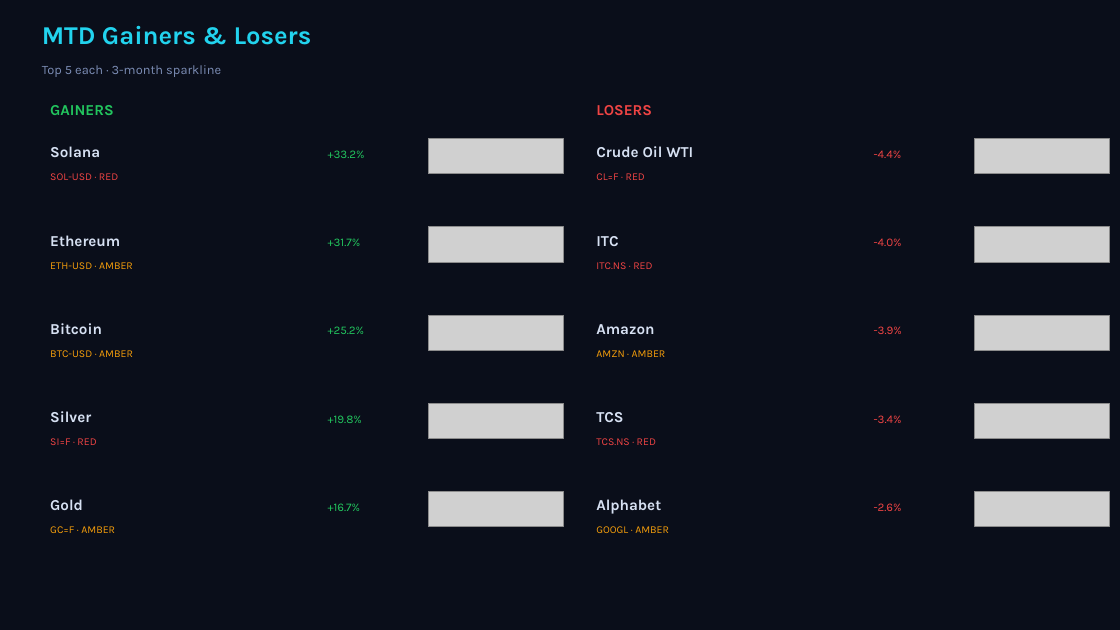
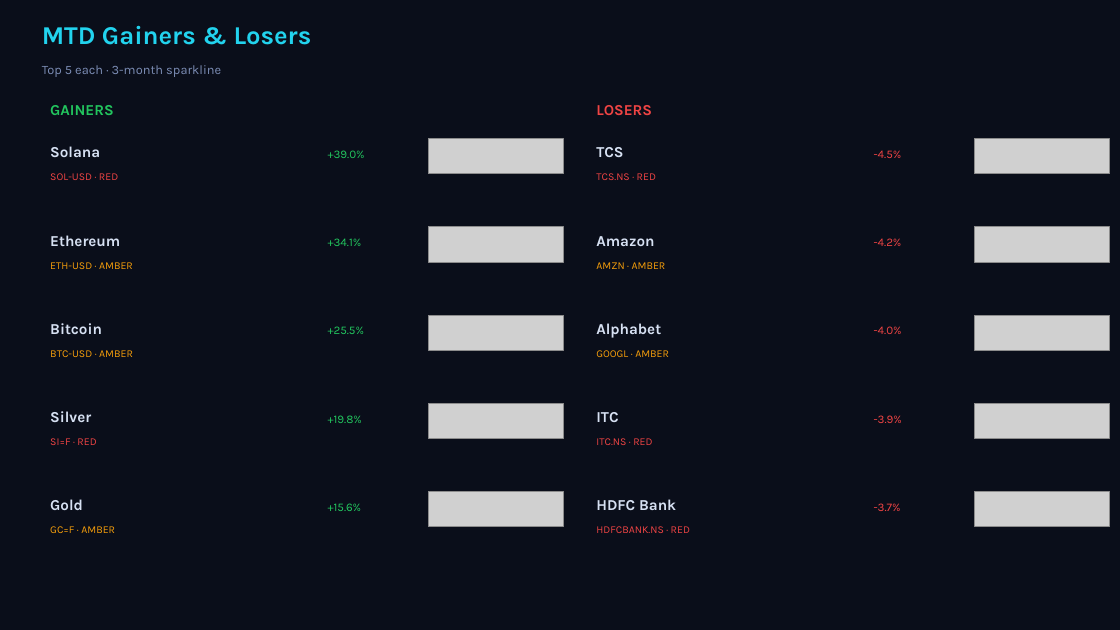
Before and after one commit to Pravkum23/pmr-terminal, a slide deck: slide 2 of docs/pmr_daily.pptx. Drawn at 1120x630 pixels with LibreOffice and Linux fonts; fonts in the diff are those of the drawing; grey boxes stand for pictures. Boxes give left, top, right and bottom in pixels: in the first picture for what was removed or moved away, otherwise in the second. Text is boxed around its words. In the diff, an @@ line names an element or a change of style, - is before the commit and + after.

```diff
--- a/docs/pmr_daily.pptx
+++ b/docs/pmr_daily.pptx
@@ text at [596,147,623,157]: text changed @@
-Crude Oil WTI
+TCS
@@ text at [328,150,365,158]: text changed @@
-+33.2%
++39.0%
@@ text at [596,173,656,180]: text changed @@
-CL=F · RED
+TCS.NS · RED
@@ text at [874,150,902,158]: text changed @@
--4.4%
+-4.5%
@@ text at [328,238,362,246]: text changed @@
-+31.7%
++34.1%
@@ text "Amazon": place and size @@
-text "Amazon" at [596,324,654,334]
+text "Amazon" at [596,236,654,246]
@@ text removed at [596,236,618,246] @@
-ITC
@@ text at [874,238,902,246]: text changed @@
--4.0%
+-4.2%
@@ text at [596,262,666,269]: text changed; text colour #EF4444 to #F59E0B @@
-ITC.NS · RED
+AMZN · AMBER
@@ text at [328,326,364,334]: text changed @@
-+25.2%
++25.5%
@@ text added at [596,323,661,338], 13 pt, text #D7E1F3, bold @@
+Alphabet
@@ text at [874,326,902,334]: text changed @@
--3.9%
+-4.0%
@@ text at [596,350,669,357]: text changed @@
-AMZN · AMBER
+GOOGL · AMBER
@@ text at [596,412,618,422]: text changed @@
-TCS
+ITC
@@ text at [874,415,902,423]: text changed @@
--3.4%
+-3.9%
@@ text at [596,438,652,445]: text changed @@
-TCS.NS · RED
+ITC.NS · RED
@@ text at [328,503,362,511]: text changed @@
-+16.7%
++15.6%
@@ text at [596,499,676,510]: text changed @@
-Alphabet
+HDFC Bank
@@ text at [874,503,901,511]: text changed @@
--2.6%
+-3.7%
@@ text at [596,526,690,533]: text changed; text colour #F59E0B to #EF4444 @@
-GOOGL · AMBER
+HDFCBANK.NS · RED
```
Also in this commit, not shown: 3 other slides changed, 2 other files.
